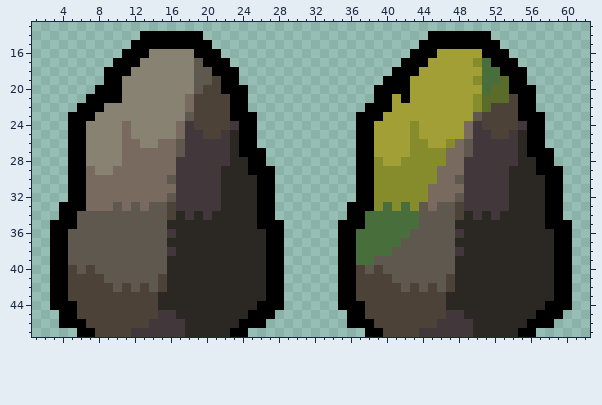
A pixel-art sprite gets an edit: Assets/Art/Obstacles/32x32pxRock1.png. Above is the file before it was changed.
The file is 64x48 pixels. Shown: x 1..62, y 13..47.
Now the later version:
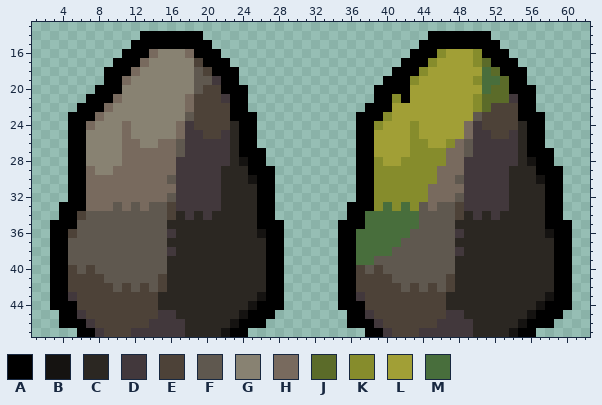
Palette (. is transparent): A #000000  B #151311  C #2b2722  D #42383c  E #4d4238  F #5f584f  G #888272  H #786a5e  J #5b6b29  K #868c2c  L #a19f36  M #486e3c
Author's note on the commit: Changed rocks, added pieces
Changes in this commit:
Changed rows in their new state; - is an unchanged pixel.
first column x 7:
16 -------H---H---------------------------K---K-----
17 ------H-----E-------------------------K-----J----
18 -----H-------E-----------------------K-------J---
19 ----H---------D---------------------K------------
21 ---H-----------D------------------K------------D-
22 --H----------------------------------------------
23 -H-------------------------------K---------------
24 H---------------C---------------K---------------C
first column x 24:
28 B-------------------------------B-
30 -B-------------------------------B
first column x 5:
34 -E----------------------------------------------------
36 E--------------------B-------------------------------B
first column x 5:
43 D--------------------B----------D--------------------B
44 --------------------B-------------------------------B-
45 -D-----------------B-------------D-----------------B--
46 --D---------------B---------------D---------------B---
47 ---D-------------B-----------------D-------------B----
